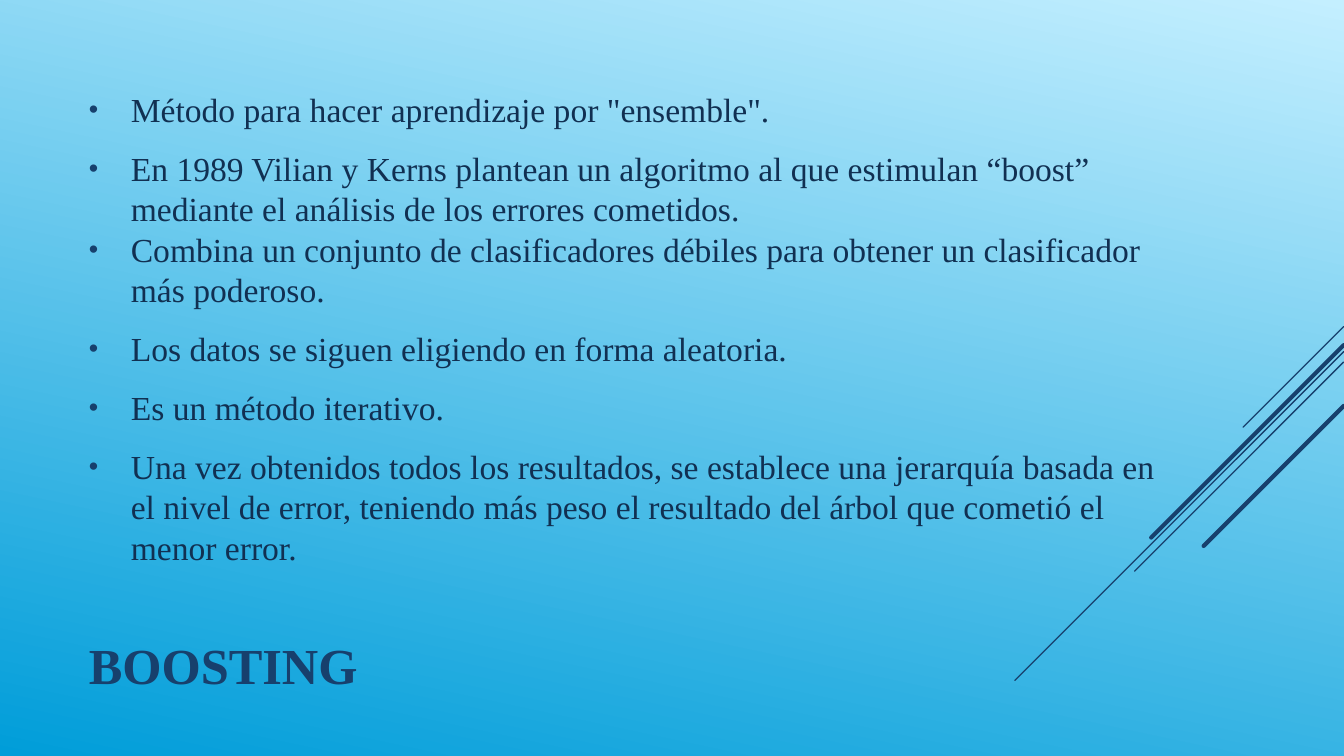
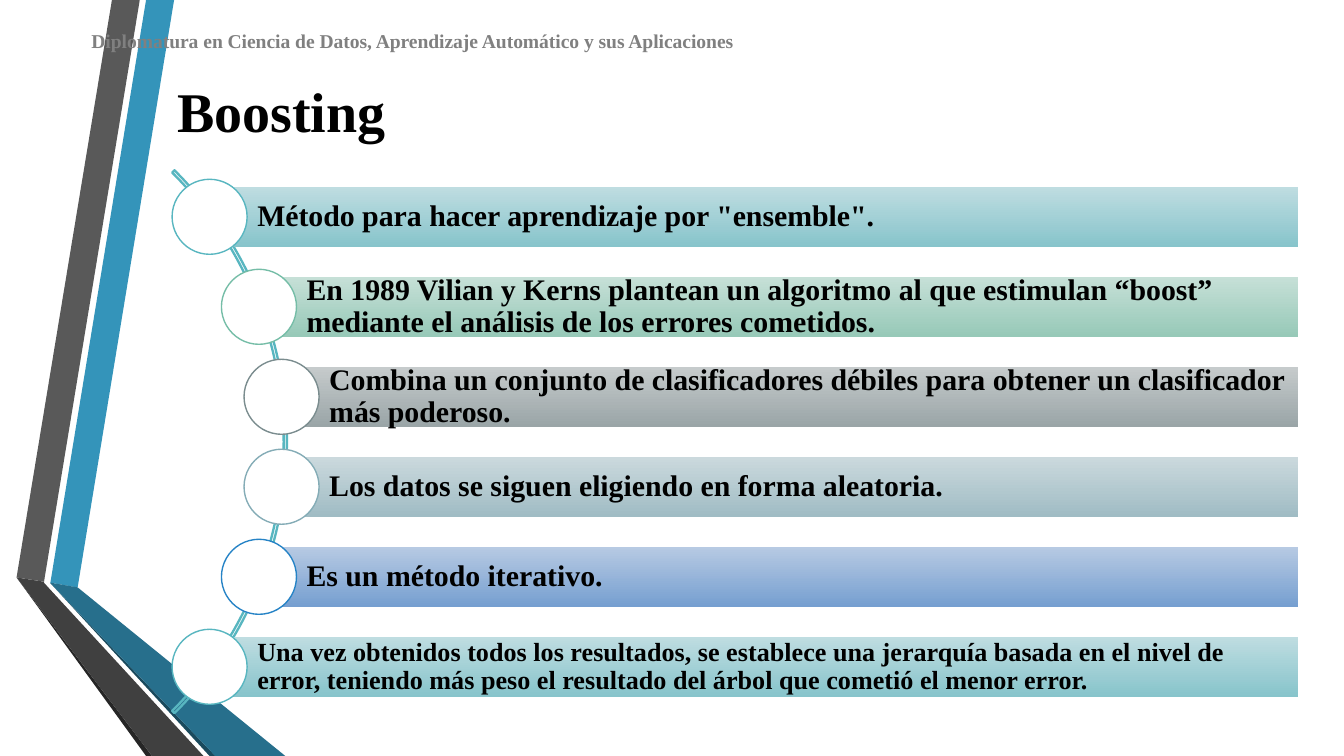
Before and after one commit to DiploDatos/AprendizajeSupervisado, a slide deck: slide 24 of Teórico/Aprendizaje Supervisado - Clase III.ppsx (slide 5 before the commit). Drawn at 1344x756 pixels with LibreOffice and Linux fonts; fonts in the diff are those of the drawing; background and template pictures are left out. Boxes give left, top, right and bottom in pixels: in the first picture for what was removed or moved away, otherwise in the second. Text is boxed around its words. In the diff, an @@ line names an element or a change of style, - is before the commit and + after.

```diff
--- a/Teórico/Aprendizaje Supervisado - Clase III.ppsx
+++ b/Teórico/Aprendizaje Supervisado - Clase III.ppsx
@@ background gradient #C4EFFF to #009DD9 to picture (left out) @@
@@ text added at <box>91,33,733,53</box>, 10.5 pt, text #808080, bold @@
+Diplomatura en Ciencia de Datos, Aprendizaje Automático y sus Aplicaciones
@@ text removed at <box>131,98,1154,561</box> @@
-• Método para hacer aprendizaje por "ensemble".
-• En 1989 Vilian y Kerns plantean un algoritmo al que estimulan “boost” mediante el análisis de los errores cometidos.
-• Combina un conjunto de clasificadores débiles para obtener un clasificador más poderoso.
-• Los datos se siguen eligiendo en forma aleatoria.
-• Es un método iterativo.
-• Una vez obtenidos todos los resultados, se establece una jerarquía basada en el nivel de error, teniendo más peso el resultado del árbol que cometió el menor error.
@@ title at <box>177,93,385,142</box>: text changed; size 27 to 30 pt; text colour #17406D to #000000 @@
-BOOSTING
+Boosting
@@ group removed at <box>1015,327,1344,680</box>: 5 lines @@
@@ group added at <box>16,0,286,756</box>: 6 freeform shapes @@
@@ group added at <box>0,58,1298,756</box>: 6 rectangles, 6 texts, 6 ellipses, 1 arch (boxed as its full ring) @@
+Método para hacer aprendizaje por "ensemble".
+En 1989 Vilian y Kerns plantean un algoritmo al que estimulan “boost” mediante el análisis de los errores cometidos.
+Combina un conjunto de clasificadores débiles para obtener un clasificador más poderoso.
+Los datos se siguen eligiendo en forma aleatoria.
+Es un método iterativo.
+Una vez obtenidos todos los resultados, se establece una jerarquía basada en el nivel de error, teniendo más peso el resultado del árbol que cometió el menor error.
```
Also in this commit, not shown: 17 other slides changed, 19 slides added, 18 slides removed, 4 other files.
